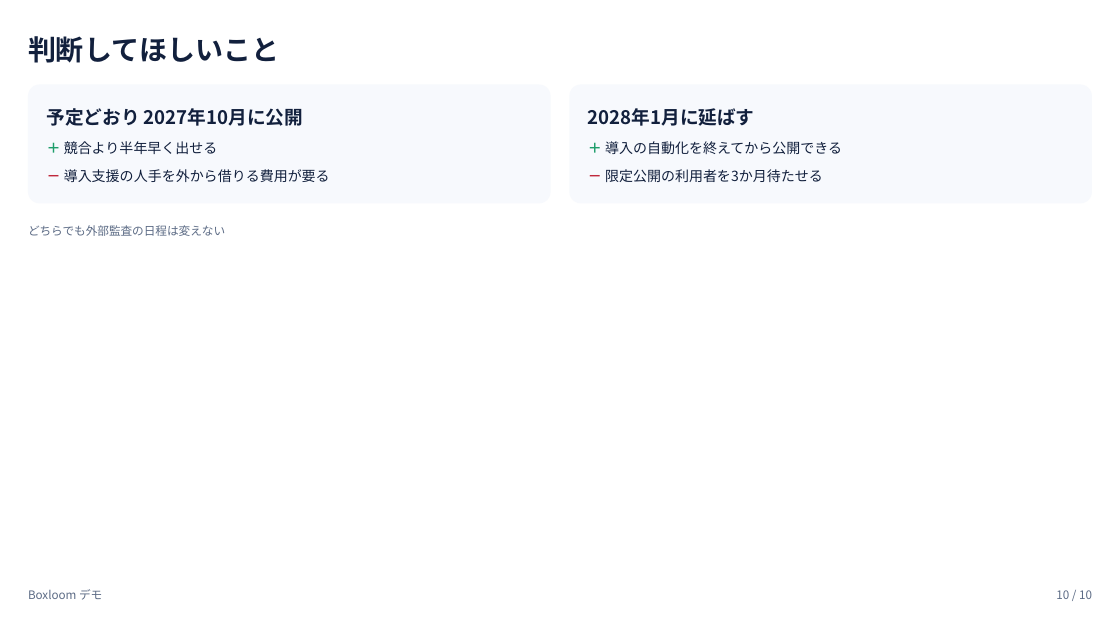
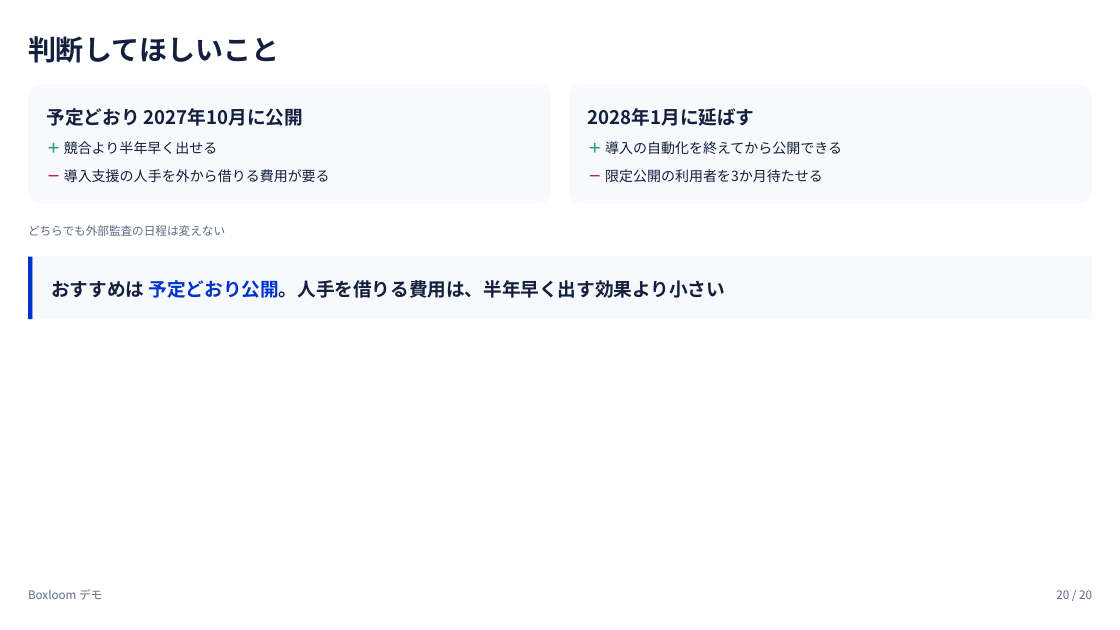
Before and after one commit to tjst-t/boxloom, a slide deck: slide 20 of boxloom/out/subsystems_showcase_light.pptx (slide 10 before the commit). Drawn at 1120x630 pixels with LibreOffice and Linux fonts; fonts in the diff are those of the drawing. Boxes give left, top, right and bottom in pixels: in the first picture for what was removed or moved away, otherwise in the second. Text is boxed around its words. In the diff, an @@ line names an element or a change of style, - is before the commit and + after.

```diff
--- a/boxloom/out/subsystems_showcase_light.pptx
+++ b/boxloom/out/subsystems_showcase_light.pptx
@@ rectangle added at (28, 256, 33, 318), fill #0033CC @@
@@ rectangle added at (33, 256, 1092, 318), fill #F7F9FD @@
@@ text added at (51, 280, 725, 298), 16 pt, text #12203D, bold @@
+おすすめは 予定どおり公開。人手を借りる費用は、半年早く出す効果より小さい
@@ text at (1056, 590, 1092, 599): text changed @@
-10 / 10
+20 / 20
```
Also in this commit, not shown: 9 other slides changed, 10 slides added, 2 other files.
